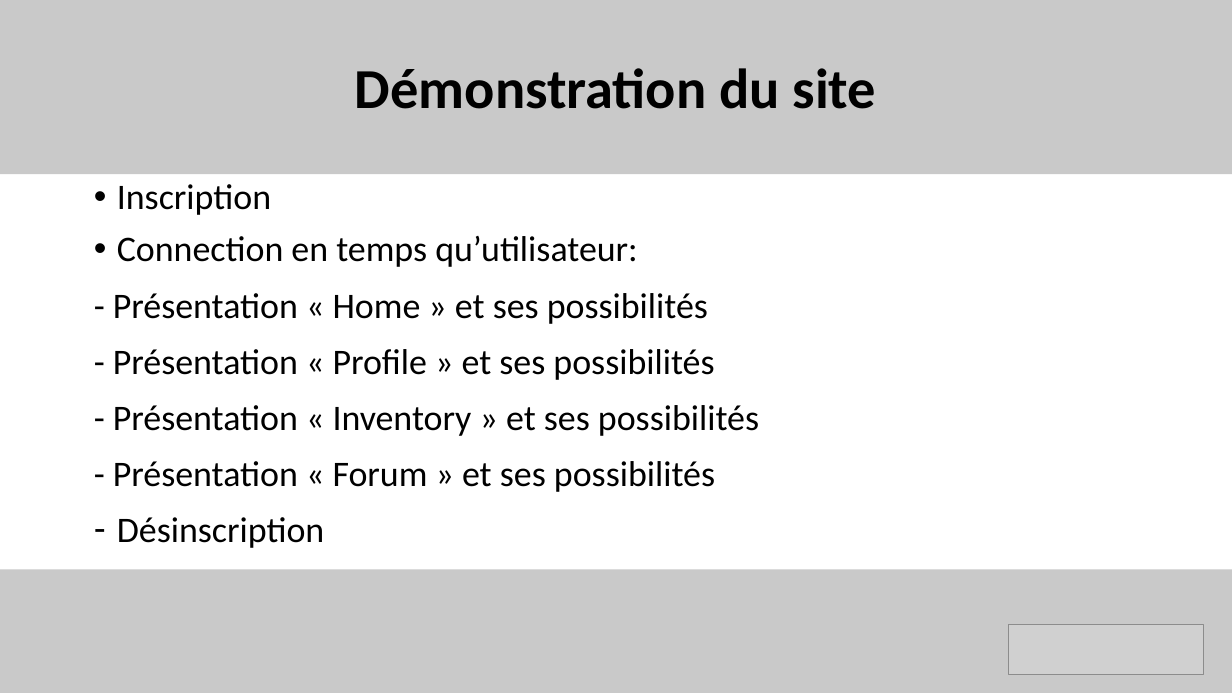
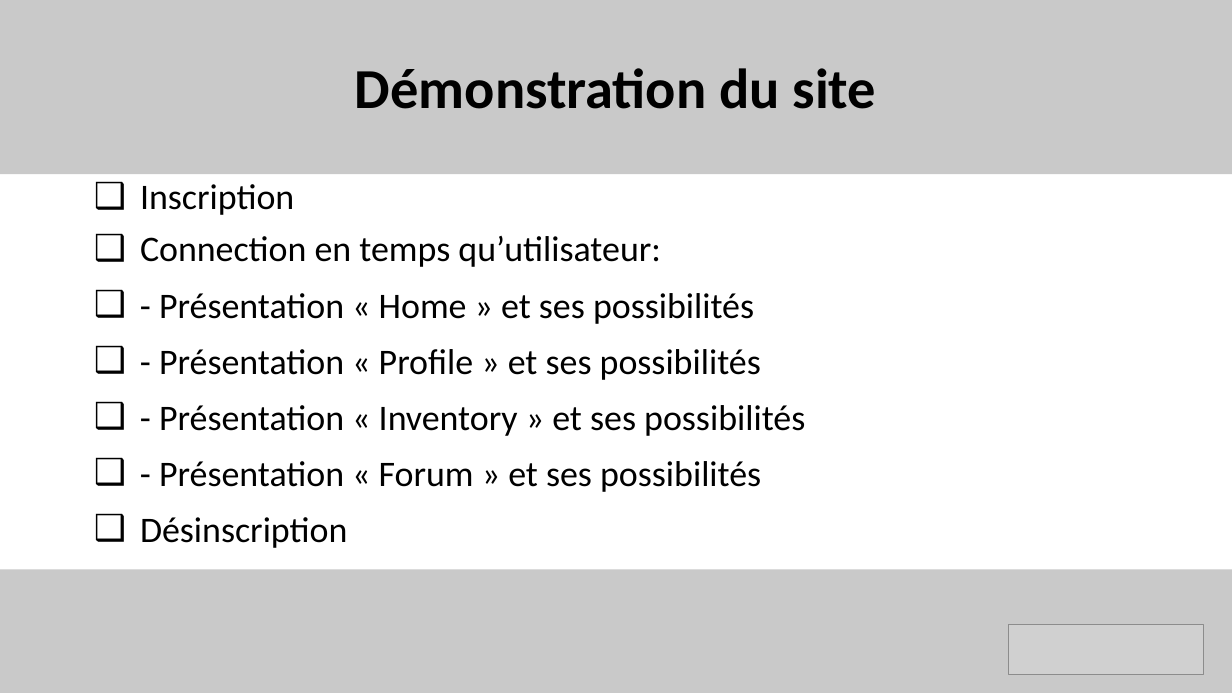
Before and after one commit to benjaminrodriguez/MemoCards, a slide deck: slide 8 of MemoCards_Ite1.pptx. Drawn at 1232x693 pixels with LibreOffice and Linux fonts; fonts in the diff are those of the drawing; grey boxes stand for pictures. Boxes give left, top, right and bottom in pixels: in the first picture for what was removed or moved away, otherwise in the second. Text is boxed around its words. In the diff, an @@ line names an element or a change of style, - is before the commit and + after.

```diff
--- a/MemoCards_Ite1.pptx
+++ b/MemoCards_Ite1.pptx
@@ text "Inscription" at (140,184,805,548): bullet • to ❑; bullet none to ❑; bullet - to ❑ @@
```
Also in this commit, not shown: 7 other slides changed, 1 slide added, 1 slide removed, 3 other files.
